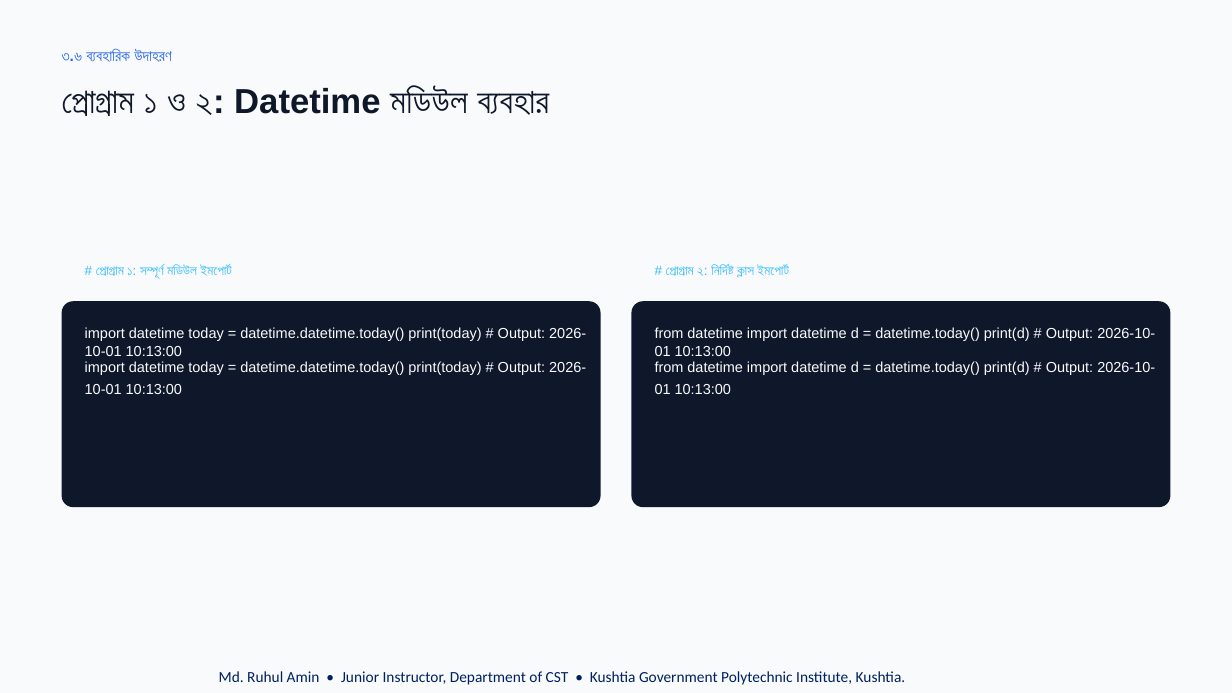
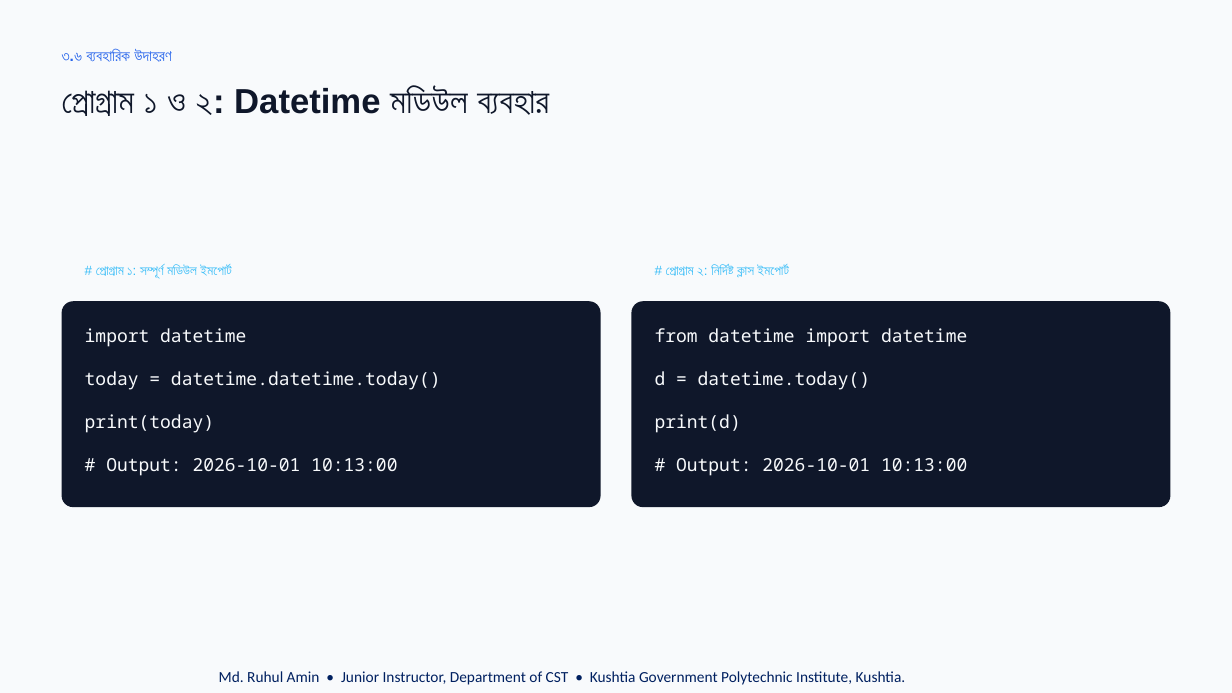
Before and after one commit to cseruhul/Class-Lecture, a slide deck: slide 20 of 03. Basic Apps Dev. Using Python/Theory/Python_Ch3.pptx. Drawn at 1232x693 pixels with LibreOffice and Linux fonts; fonts in the diff are those of the drawing. Boxes give left, top, right and bottom in pixels: in the first picture for what was removed or moved away, otherwise in the second. Text is boxed around its words. In the diff, an @@ line names an element or a change of style, - is before the commit and + after.

```diff
--- a/03. Basic Apps Dev. Using Python/Theory/Python_Ch3.pptx
+++ b/03. Basic Apps Dev. Using Python/Theory/Python_Ch3.pptx
@@ text at (85,328,441,476): text changed; size 11.2 to 14 pt; font Arial to Noto Sans Mono @@
-import datetime today = datetime.datetime.today() print(today) # Output: 2026-10-01 10:13:00
+import datetime
+today = datetime.datetime.today()
+print(today)
+# Output: 2026-10-01 10:13:00
@@ text at (655,328,967,476): text changed; size 11.2 to 14 pt; font Arial to Noto Sans Mono @@
-from datetime import datetime d = datetime.today() print(d) # Output: 2026-10-01 10:13:00
+from datetime import datetime
+d = datetime.today()
+print(d)
+# Output: 2026-10-01 10:13:00
@@ text removed at (85,361,586,394) @@
-import datetime today = datetime.datetime.today() print(today) # Output: 2026-10-01 10:13:00
@@ text removed at (655,361,1155,394) @@
-from datetime import datetime d = datetime.today() print(d) # Output: 2026-10-01 10:13:00
```
Also in this commit, not shown: 8 other slides changed, 1 other file.
